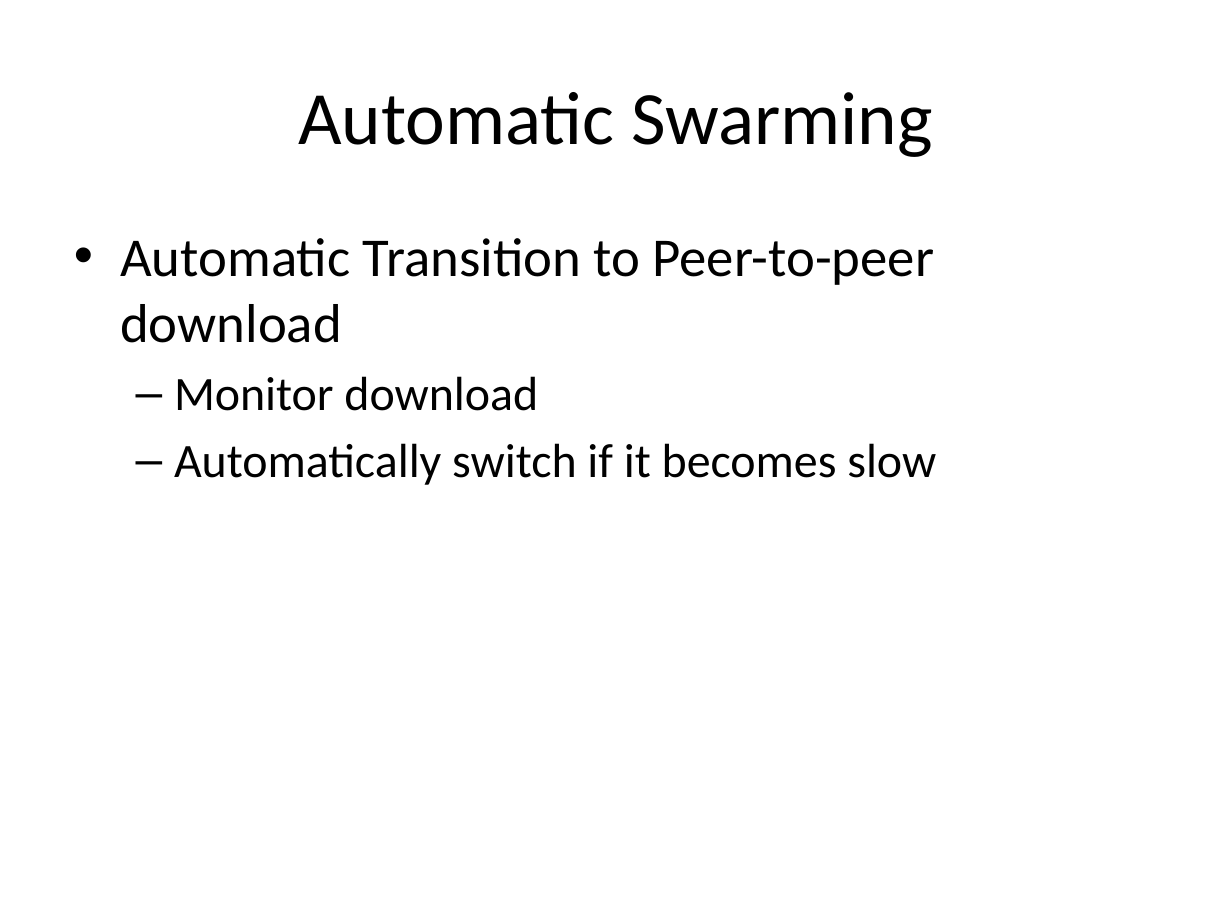
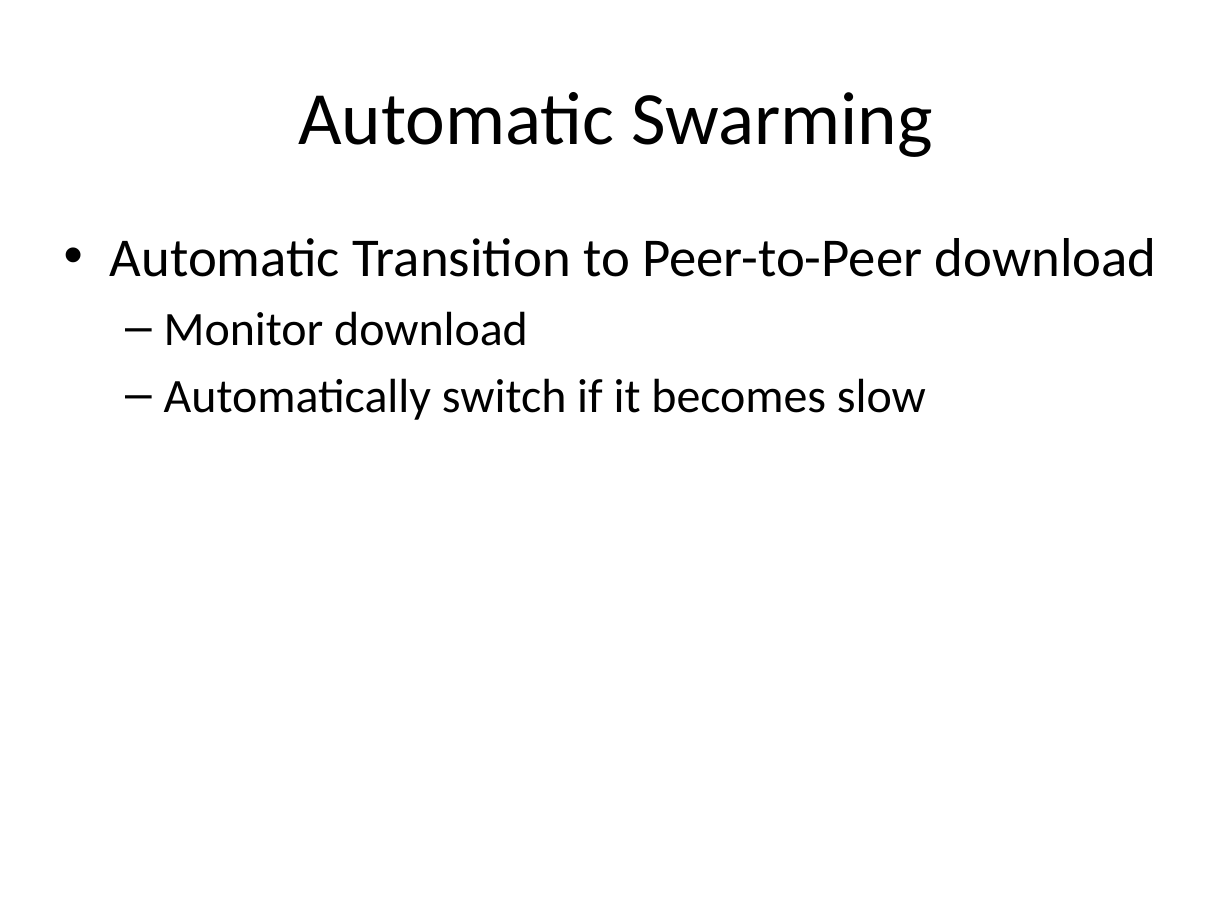
Before and after one commit to rdp/p2pwebclient, a slide deck: slide 10 of thesis_presentation/How to Make the Internet Faster.pptx (slide 11 before the commit). Drawn at 1232x924 pixels with LibreOffice and Linux fonts; fonts in the diff are those of the drawing. Boxes give left, top, right and bottom in pixels: in the first picture for what was removed or moved away, otherwise in the second. Text is boxed around its words. In the diff, an @@ line names an element or a change of style, - is before the commit and + after.

```diff
--- a/thesis_presentation/How to Make the Internet Faster.pptx
+++ b/thesis_presentation/How to Make the Internet Faster.pptx
@@ text "Automatic Transition to Peer-to-Peer download": place and size @@
-text "Automatic Transition to Peer-to-Peer download" at bbox=[120, 238, 936, 485]
+text "Automatic Transition to Peer-to-Peer download" at bbox=[110, 238, 1157, 420]
@@ text at bbox=[110, 238, 1157, 277]: text changed @@
-• Automatic Transition to Peer-to-peer download
+• Automatic Transition to Peer-to-Peer download
```
Also in this commit, not shown: 29 other slides changed, 2 slides added, 2 slides removed, 2 other files.
